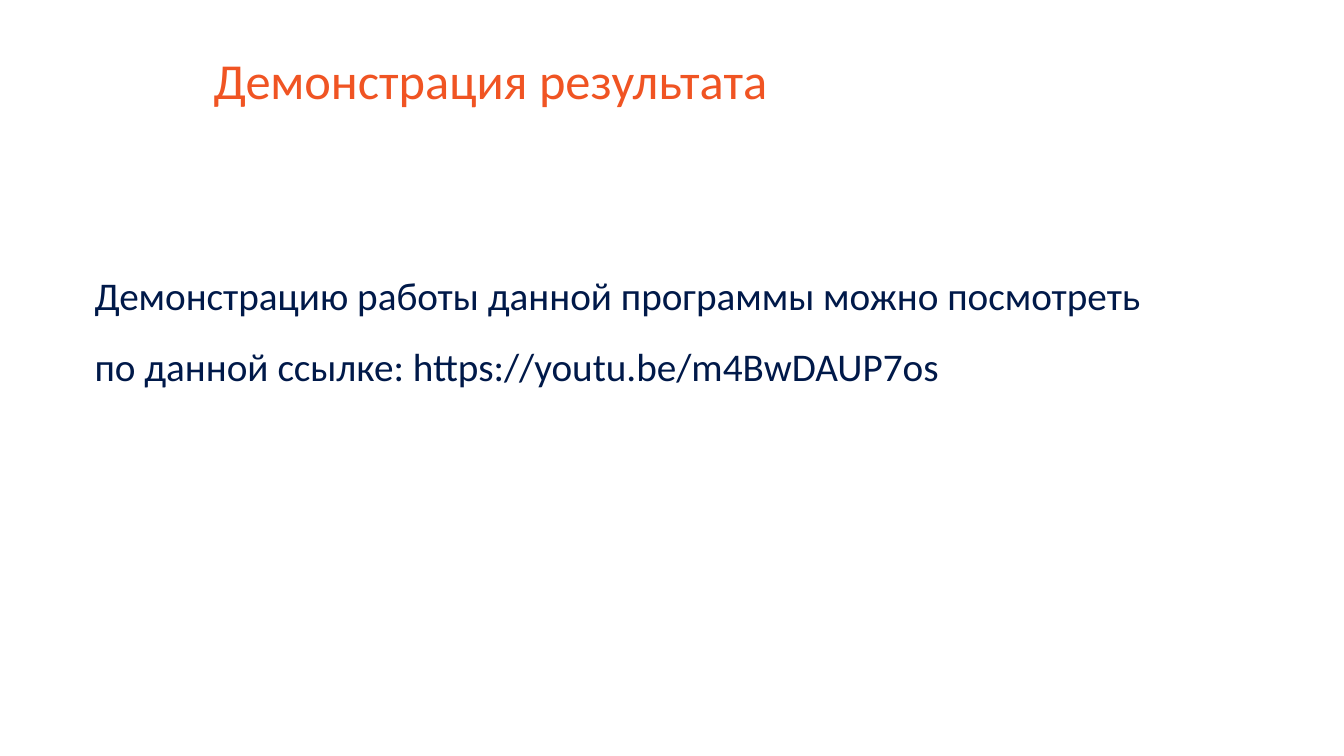
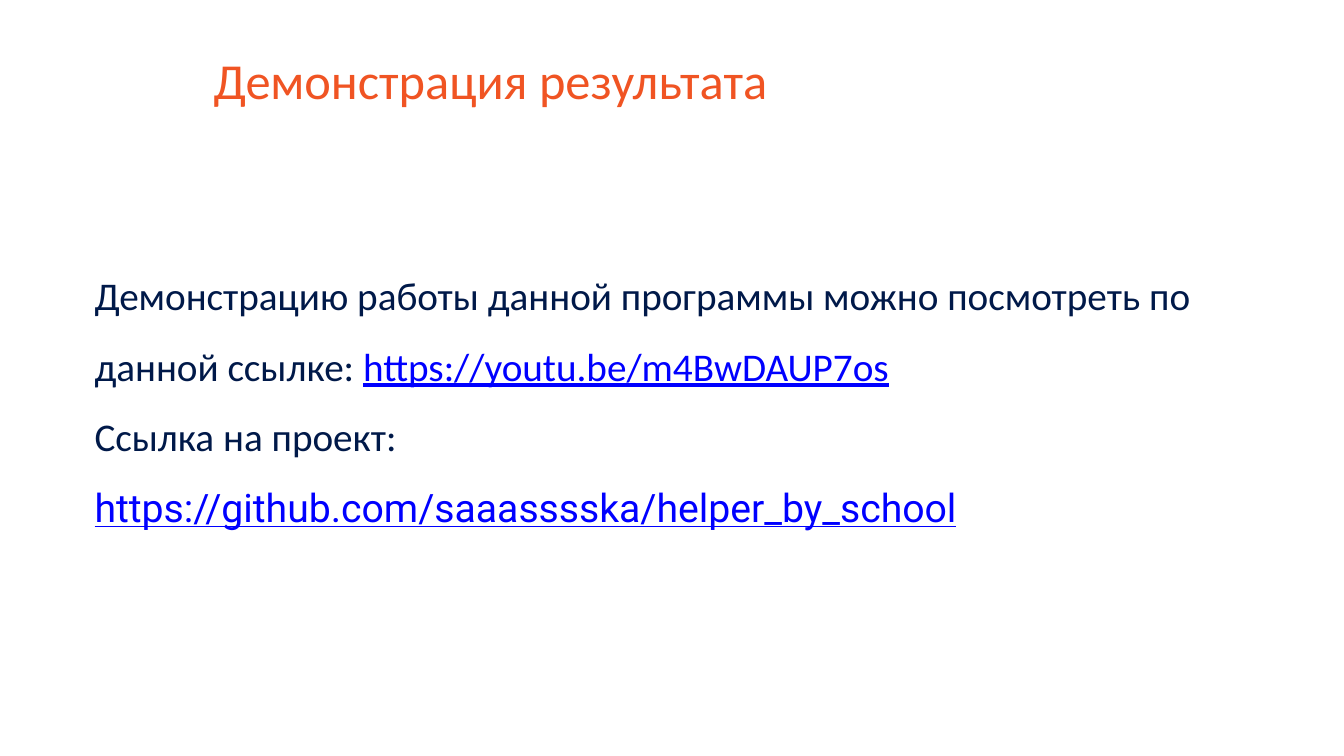
Before and after one commit to saaasssska/helper_by_school, a slide deck: slide 8 of Documentation/10-_22.02._._.pptx. Drawn at 1344x756 pixels with LibreOffice and Linux fonts; fonts in the diff are those of the drawing; background and template pictures are left out. Boxes give left, top, right and bottom in pixels: in the first picture for what was removed or moved away, otherwise in the second. Text is boxed around its words. In the diff, an @@ line names an element or a change of style, - is before the commit and + after.

```diff
--- a/Documentation/10-_22.02._._.pptx
+++ b/Documentation/10-_22.02._._.pptx
@@ text at [95,283,1190,388]: text colour #001949 to #0000FF, underline on in "https://youtu.be/m4BwDAUP7os" @@
@@ text at [95,425,957,531]: paragraph added @@
+Ссылка на проект: https://github.com/saaasssska/helper_by_school
```
Also in this commit, not shown: 1 slide added, 2 other files.
